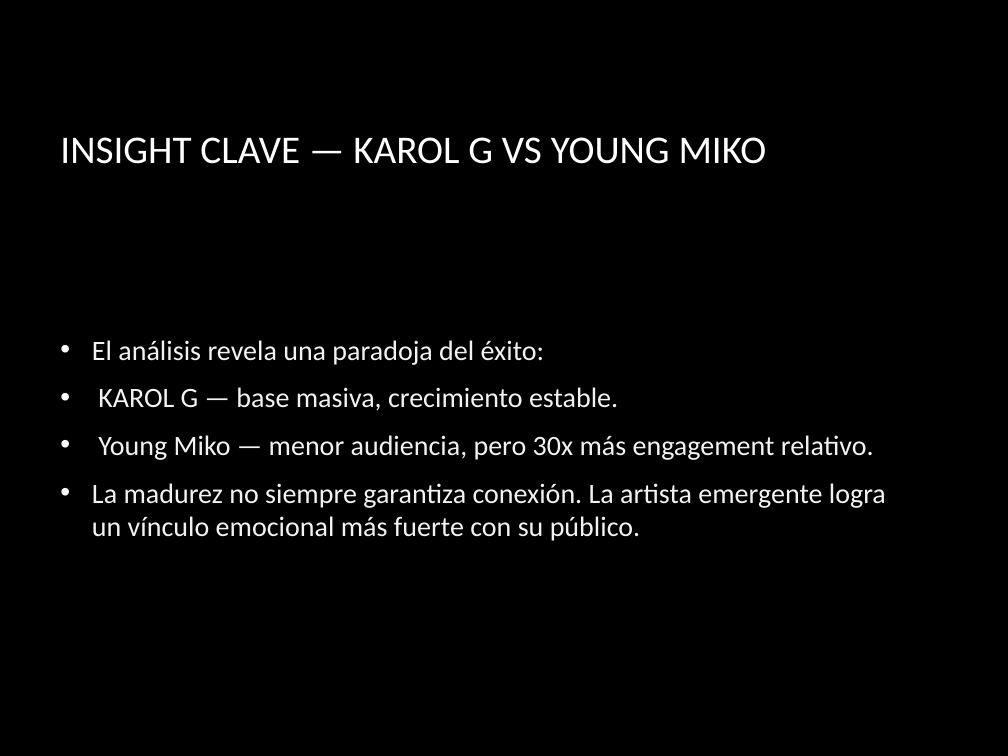
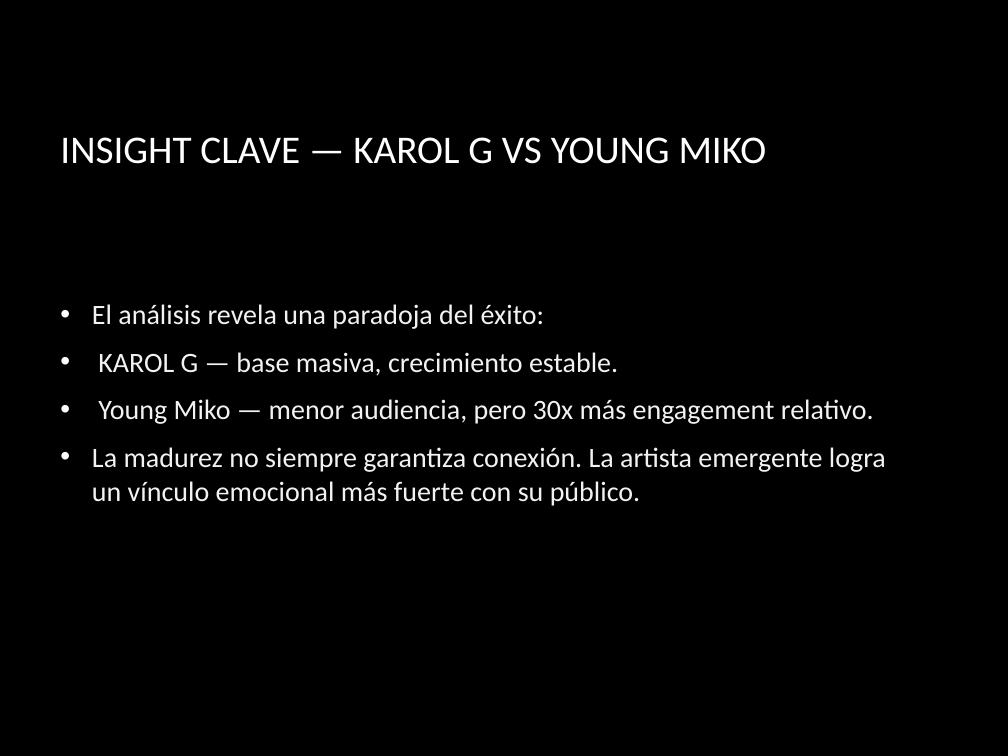
Before and after one commit to Jesikab10/spotify-etl-analytics, a slide deck: slide 7 of spotify_portfolio_creative_strategy.pptx (slide 6 before the commit). Drawn at 1008x756 pixels with LibreOffice and Linux fonts; fonts in the diff are those of the drawing; background and template pictures are left out. Boxes give left, top, right and bottom in pixels: in the first picture for what was removed or moved away, otherwise in the second. Text is boxed around its words. In the diff, an @@ line names an element or a change of style, - is before the commit and + after.

```diff
--- a/spotify_portfolio_creative_strategy.pptx
+++ b/spotify_portfolio_creative_strategy.pptx
@@ text "El análisis revela una paradoja ..." moved from (x1=92, y1=340, x2=886, y2=541) to (x1=92, y1=304, x2=886, y2=506) @@
```
Also in this commit, not shown: 1 other slide changed, 2 slides added, 1 slide removed, 2 other files.
